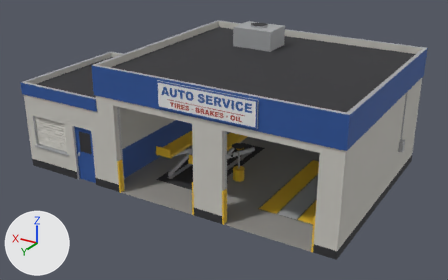
The glTF model assets/models/service-station.glb, before and after one commit.
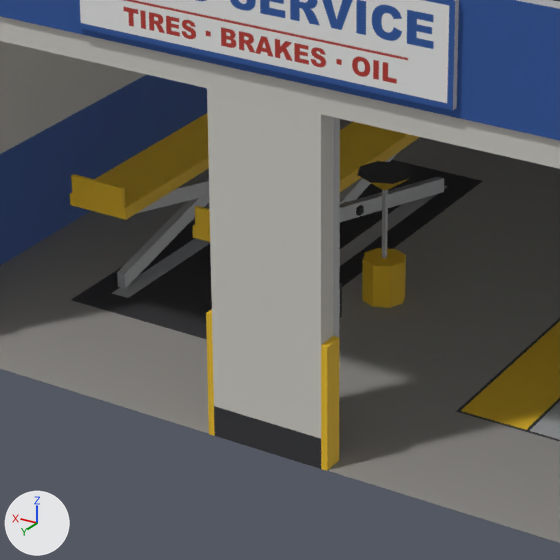
Old and new are each drawn whole from a camera (50 mm lens) standing at (-11.43, 19.02, 10.51) and looking at (-0.26, 0.4, 1.2) and again close up on the part from 31% to 64% of the width and 36% to 89% of the height. Arrows for +X, +Y and +Z are at lower left; the lights stay in place. The older version's two pictures come first. Vertices at exactly the same position are counted once.

The first close-up shows 'ServiceStation'.
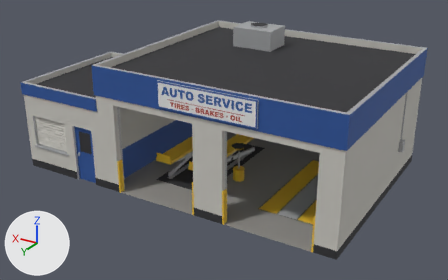
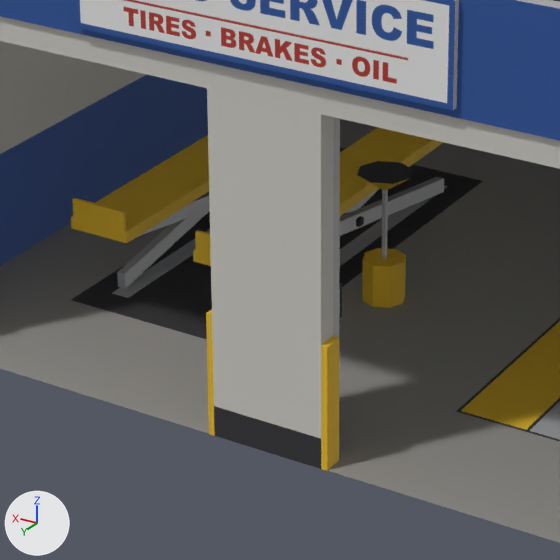
Changed parts and their boxes [x1, y1, x2, y2] in the close-ups (560 x 560 px; the box of a moved part takes in the faces that stretch with it):
part 1 of me_servicestation, moved or reshaped: before [344, 202, 364, 216]; after [343, 213, 364, 227]
part 2 of me_servicestation, moved or reshaped: before [192, 122, 420, 242]; after [193, 127, 444, 266]
part 3 of me_servicestation, moved or reshaped: before [195, 206, 210, 230]; after [195, 230, 211, 255]
part 4 of me_servicestation, moved or reshaped: before [70, 113, 209, 220]; after [71, 135, 209, 243]
part 5 of me_servicestation, moved or reshaped: before [71, 174, 125, 208]; after [72, 198, 126, 231]
part 6 of me_servicestation, moved or reshaped: before [136, 177, 444, 222]; after [139, 177, 444, 236]
part 7 of me_servicestation, moved or reshaped (mostly hidden afterwards): before [340, 154, 397, 204]; after [340, 188, 380, 216]
part 8 of me_servicestation, moved or reshaped: before [118, 196, 209, 289]; after [118, 210, 210, 289]

The edits, one by one:
me_servicestation has 1179 vertices, 1558 faces and spans x -6.44..7.0, y -4.04..4.1, z 0.0..5.18.
me_servicestation is used by ob_servicestation; location (0.0, 0.0, 0.0).
Before the commit, vertices of me_servicestation: 645 (-0.5, 2.05, 0.87), 646 (-0.41, 2.05, 0.87), 649 (-0.41, 2.05, 1.03), 651 (-0.5, 2.05, 1.03), 661 (0.94, 2.05, 0.87) at pixel (136, 213).
Before the commit, vertices of me_servicestation: 662 (1.02, 2.05, 0.87), 665 (1.02, 2.05, 1.03), 667 (0.94, 2.05, 1.03).
Before the commit, vertices of me_servicestation: 655 (-0.23, -1.65, 0.87), 656 (-0.32, -1.65, 0.87), 658 (-0.23, -1.65, 1.03), 660 (-0.32, -1.65, 1.03).
Before the commit, vertices of me_servicestation: 671 (1.2, -1.65, 0.87), 672 (1.11, -1.65, 0.87), 674 (1.2, -1.65, 1.03), 676 (1.11, -1.65, 1.03).
me_servicestation part 1: the loose piece of 8 vertices spanning x -0.54..-0.19, y 0.16..0.24, z 0.48..0.56 is moved by (0.0, 0.0, -0.12).
me_servicestation part 2: the loose piece of 8 vertices spanning x -0.69..-0.04, y -2.1..2.5, z 1.03..1.15 is moved by (0.0, 0.0, -0.25).
me_servicestation part 3: the loose piece of 8 vertices spanning x -0.67..-0.06, y 2.46..2.5, z 1.15..1.35 is moved by (0.0, 0.0, -0.25).
me_servicestation part 4: the loose piece of 8 vertices spanning x 0.74..1.39, y -2.1..2.5, z 1.03..1.15 is moved by (0.0, 0.0, -0.25).
me_servicestation part 5: the loose piece of 8 vertices spanning x 0.76..1.37, y 2.46..2.5, z 1.15..1.35 is moved by (0.0, 0.0, -0.25).
Part 6, on me_servicestation:
Vertices 645, 646, 649, 651, 661, 662, 665, 667 of me_servicestation move by (0.0, 0.0, -0.25).
Part 7, on me_servicestation:
Vertices 655, 656, 658, 660 of me_servicestation move by (0.0, 0.0, -0.25).
Part 8, on me_servicestation:
Vertices 671, 672, 674, 676 of me_servicestation move by (0.0, 0.0, -0.25).
